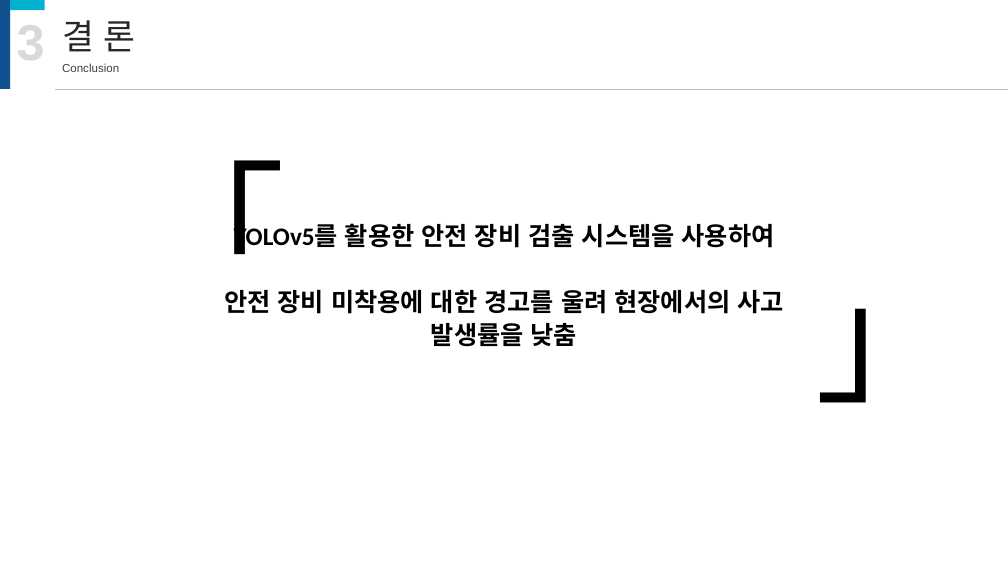
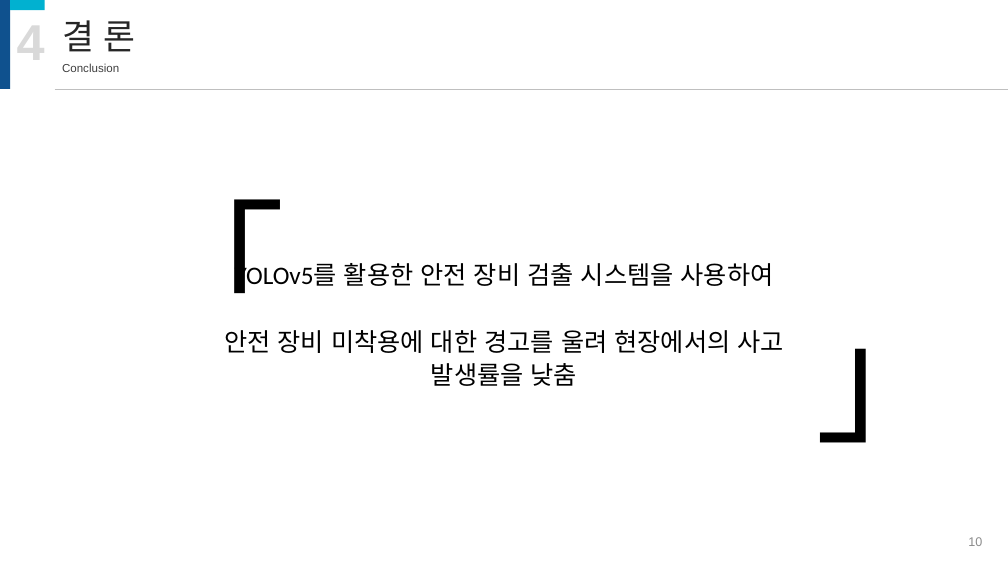
Before and after one commit to JaeHyung-Jung/UNDERDOG, a slide deck: slide 10 of 12주차/발표자료-1.pptx. Drawn at 1008x567 pixels with LibreOffice and Linux fonts; fonts in the diff are those of the drawing. Boxes give left, top, right and bottom in pixels: in the first picture for what was removed or moved away, otherwise in the second. Text is boxed around its words. In the diff, an @@ line names an element or a change of style, - is before the commit and + after.

```diff
--- a/12주차/발표자료-1.pptx
+++ b/12주차/발표자료-1.pptx
@@ text at [17, 15, 45, 71]: text changed @@
-3
+4
@@ text "「": place and size @@
-text "「" at [140, 160, 285, 313]
+text "「" at [140, 199, 285, 353]
@@ text "YOLOv5를 활용한 안전 장비 검출 ...": place and size @@
-text "YOLOv5를 활용한 안전 장비 검출 ..." at [224, 223, 783, 347]
+text "YOLOv5를 활용한 안전 장비 검출 ..." at [224, 263, 783, 386]
@@ text "YOLOv5를 활용한 안전 장비 검출 ..." at [224, 263, 783, 386]: bold off @@
@@ text "」": place and size @@
-text "」" at [816, 308, 961, 403]
+text "」" at [816, 348, 961, 443]
@@ page number added at [968, 537, 982, 546], 12 pt, text #8C8C8C @@
+10
```
Also in this commit, not shown: 8 other slides changed, 1 slide added, 15 slides removed.
